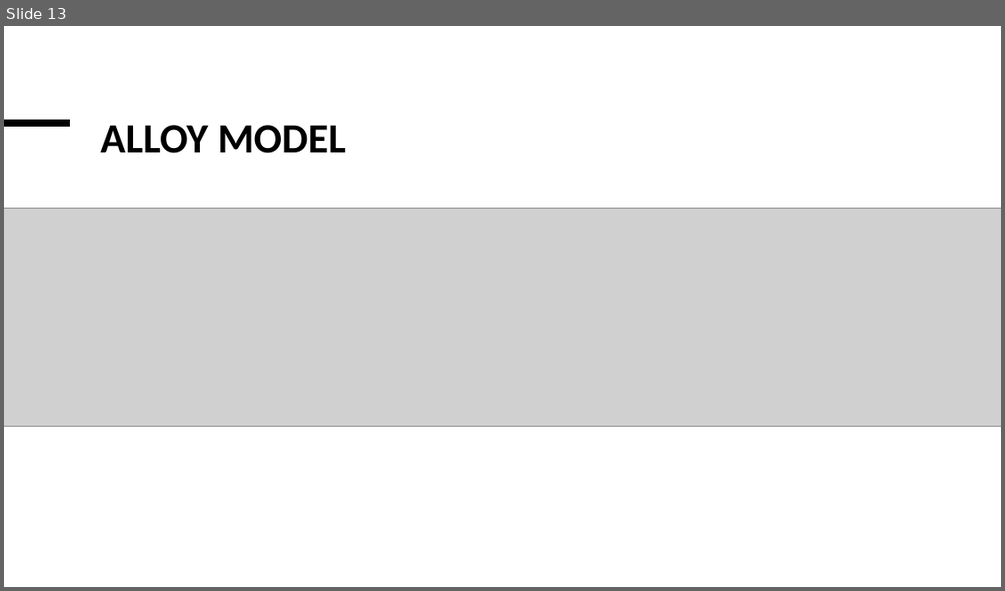
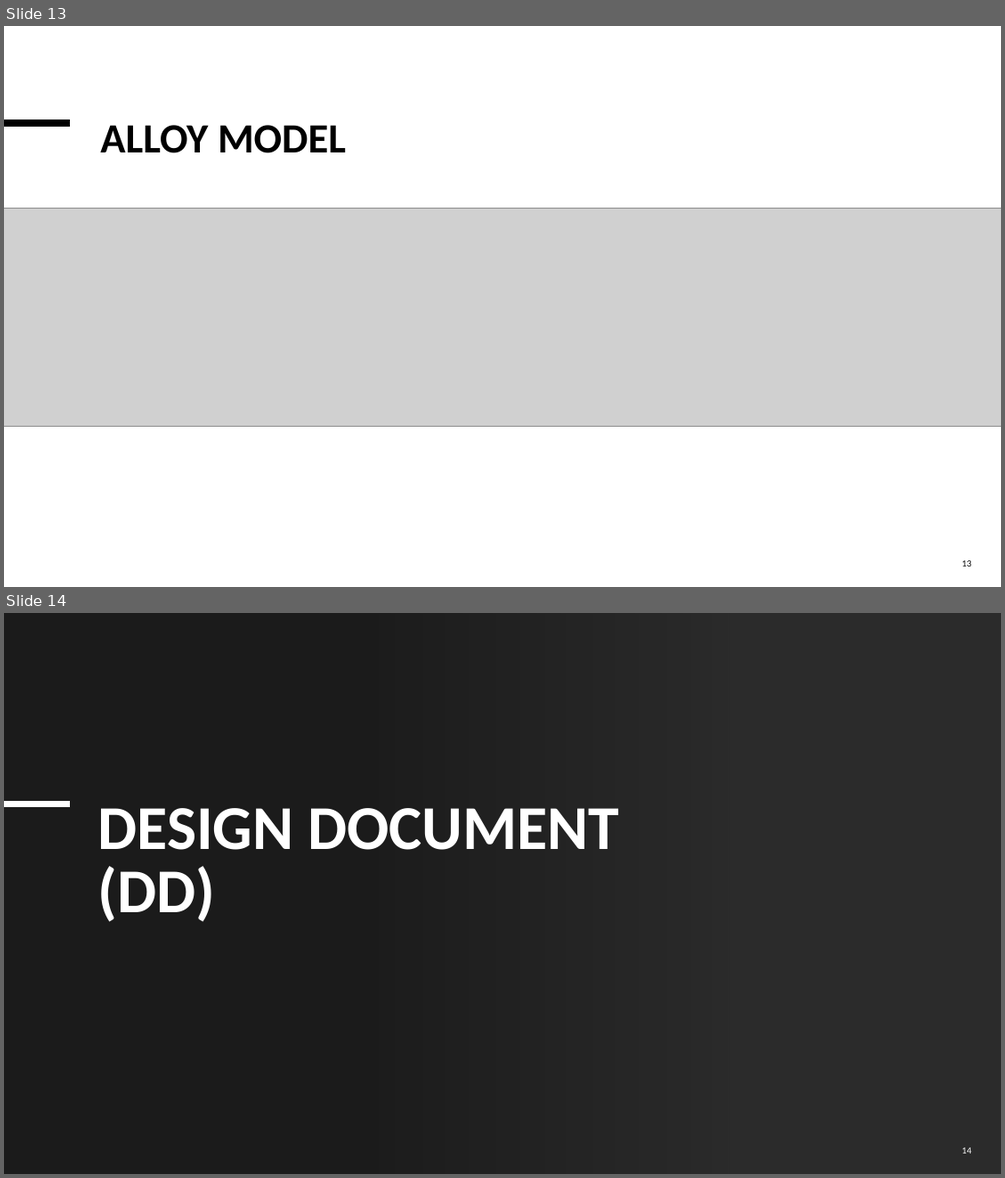
Before and after one commit to EdinZiga/DimicTatalovicZiga, a slide deck: Presentation/Presentation.pptx. Shown one above the other, each under a label of ours: slide 13 before the commit, slides 13 and 14 after it. The pictures are 1005x591 and 1005x1178 pixels, drawn with LibreOffice and Linux fonts; fonts in the diff are those of the drawing; grey boxes stand for pictures; background and template pictures are left out; a plain dark background stands for a picture behind light text. Boxes give left, top, right and bottom in pixels: in the first picture for what was removed or moved away, otherwise in the second. Text is boxed around its words. In the diff, an @@ line names an element or a change of style, - is before the commit and + after.

```diff
--- a/Presentation/Presentation.pptx
+++ b/Presentation/Presentation.pptx
@@ slide 14 added at <box>4,613,1001,1174</box>, background picture (left out) @@
@@ rectangle added at <box>4,613,1001,1174</box>, fill #FFFFFF @@
@@ rectangle added at <box>4,613,730,1174</box>, fill gradient #000000 @@
@@ line added from (4, 710) to (70, 710), #000000 6.75 pt @@
@@ line added from (4, 803) to (70, 803), #FFFFFF 6.75 pt @@
@@ title added at <box>98,808,619,922</box>, 60 pt, text #FFFFFF, bold @@
+DESIGN DOCUMENT (DD)
@@ page number added at <box>962,1147,971,1153</box>, 9 pt, text #FFFFFF @@
+14
@@ slide 13 changed as well @@
@@ page number added at <box>962,560,971,566</box>, 9 pt, text #000000 @@
+13
```
Also in this commit, not shown: 16 other slides changed, 2 other slides added, 1 other file.
